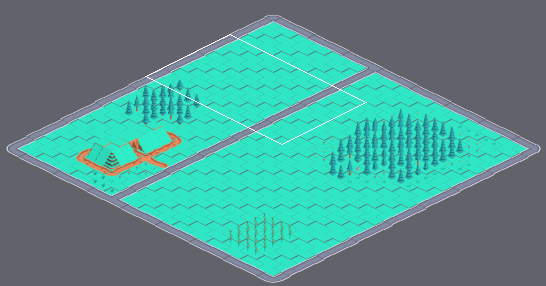
Two states of a Tiled map, src/assets/map.tmx. The first picture is a wide view before the edit; the outline marks the close-up.
Close-up. Old version:
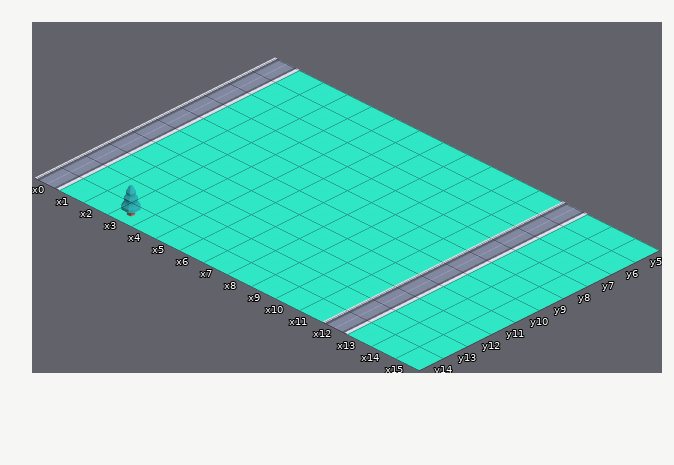
Cells are 128x64 px. Isometric: x runs down to the right, y down to the left. Shown: x 0..15, y 5..14.
Now the later version:
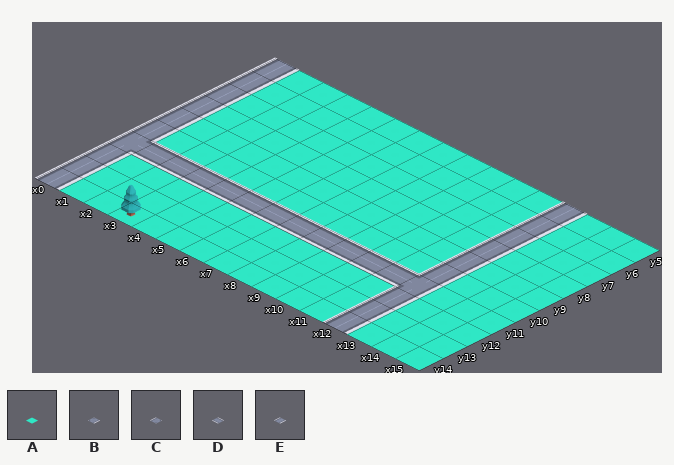
Key: from "nature-path-sheet": A 0; from "roads": B 6 "road", C 7 "road", D 10 "road", E 11 "road".
_ is an empty cell.
Changes in this commit:
Layer "bottom":
y 11: x 1..11 AAAAAAAAAAA -> ___________
Layer "middle":
y 11: x 0..12 E___________E -> CDDDDDDDDDDDB
Changed places in both close-ups, as pixel boxes (x1, y1, x2, y2):
changed: (124, 138, 426, 290)
